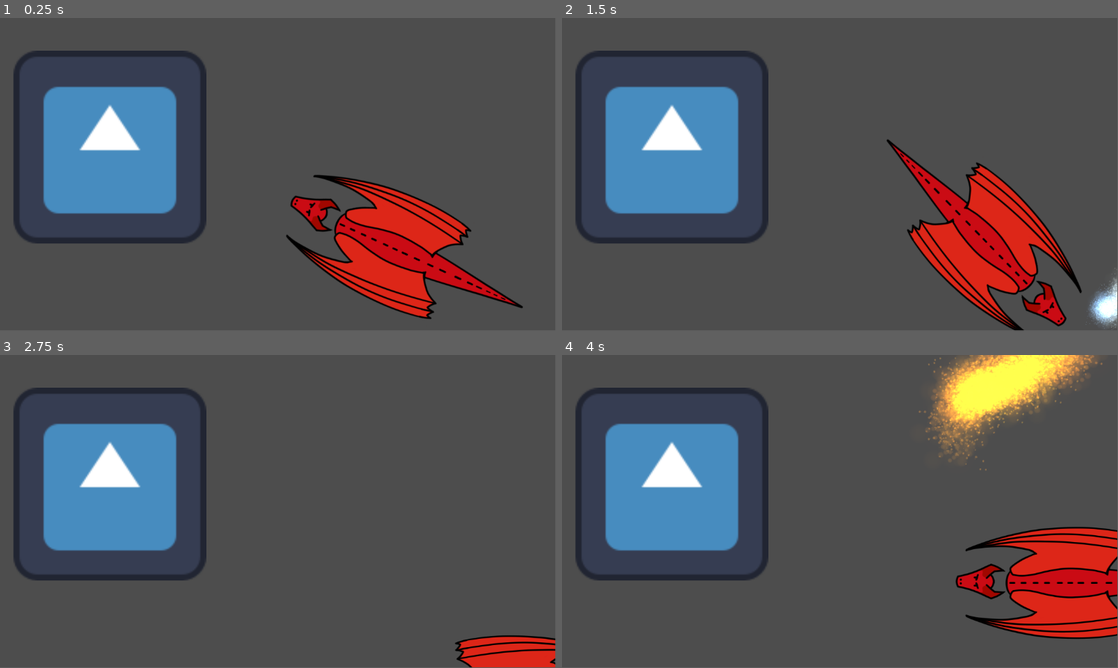
Above: before the commit, frames 1-4 (two rows, left to right).
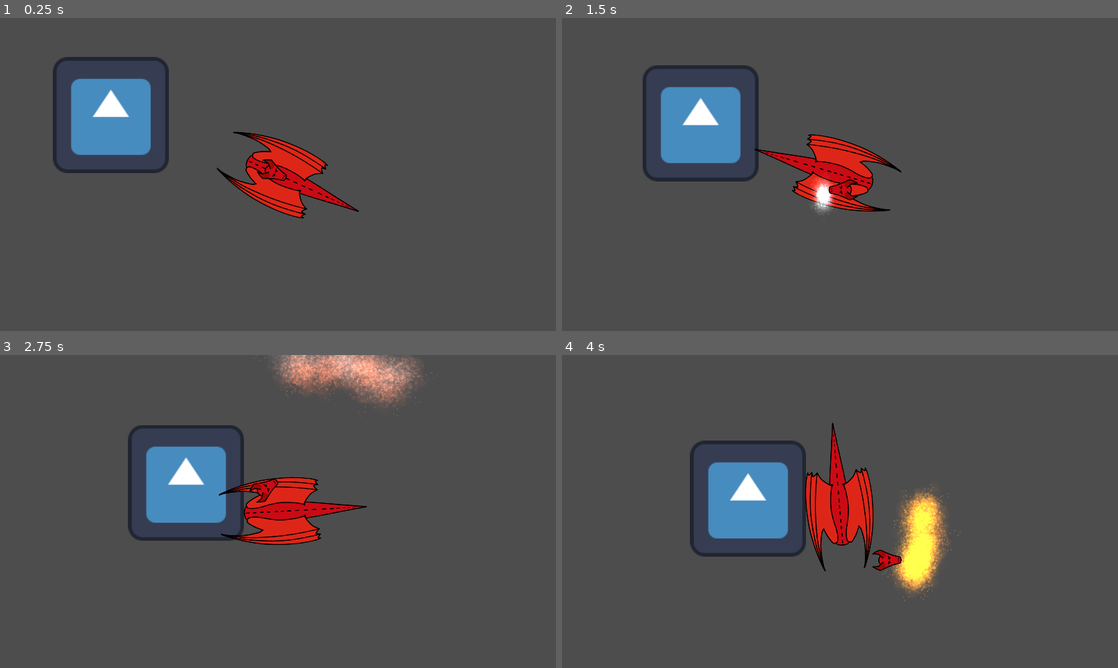
Above: after the commit, the same moments.

Repository: GiantBlargg/DragonHoard
Game: Godot game, scene res://Levels/Level.tscn
Two runs of this game, one before a commit and one after it. Both use one fixed random seed, a clock stepped at 60 frames per second and the inputs below. The engine's default icon, where the game draws it, is replaced by a stand-in: a white triangle on a blue panel in a dark square.
Inputs (mouse positions are in pixels of both pictures, inside the frame that each line leads up to):
- Up to frame 1 (0.25 s): no input
- Up to frame 2 (1.5 s): tap Enter at 0.5 s; move the mouse to (962, 158) at 0.52 s; hold D (Right) 0.53-1.28 s; click (962, 158) at 0.6 s; move the mouse to (728, 190) at 1.27 s; hold S (Down) from 1.28 s (still down); click (728, 190) at 1.35 s
- Up to frame 3 (2.75 s): move the mouse to (333, 442) at 2.02 s; release S (Down) at 2.03 s; hold D (Right) from 2.03 s (still down); click (333, 442) at 2.1 s
- Up to frame 4 (4 s): move the mouse to (812, 574) at 2.77 s; release D (Right) at 2.78 s; hold W (Up) 2.78-3.53 s; click (812, 574) at 2.85 s; move the mouse to (1006, 558) at 3.52 s; hold A (Left) from 3.53 s (still down); click (1006, 558) at 3.6 s
In our replay, the window is 799x449 before the commit and 800x450 after it. These sizes can differ from the game's own. Grey fills any space a smaller window leaves; there, only what the larger window draws over its background counts as a difference.

The runs differ from the first frame. In frame 1, 22% of the frame differs, in the area x 2-94%, y 10-97%; in frame 2, 23%; in frame 3, 21%; in frame 4, 32%, in the area x 2-100%, y 0-91%.

Commit message:
Dragon stuff

Diff:
--- a/Dragon/DragonBody.gd
+++ b/Dragon/DragonBody.gd
@@ -1,32 +1,41 @@
 extends CharacterBody2D
 
 @export var speed: float = 500
-@export var stop_time: float = 0.2
 @export var turn_speed:float = PI
 @export_range(0, 180, 0.1, "radians") var forward_limit: float = PI/4
+@export var tank_controls = true
 
 # Get the gravity from the project settings to be synced with RigidBody nodes.
 var gravity = ProjectSettings.get_setting("physics/2d/default_gravity")
 
 
 func _physics_process(delta):
-	var direction = Vector2(Input.get_axis("Left", "Right"),Input.get_axis("Up", "Down")).limit_length()
 
-	var moving = false
+	var max_turn = turn_speed * delta
 
-	if(direction.length_squared() > 0):
-		var target_rot: float = Vector2.UP.angle_to(direction)
-		var turn: float = target_rot - rotation
-		turn = fposmod(turn + PI, 2*PI)-PI
-		var max_turn = turn_speed * delta
-		rotation += clampf(turn,-max_turn,max_turn)
-		if(abs(turn)-max_turn < forward_limit):
-			moving = true
+	var in_direction = Vector2(Input.get_axis("Left", "Right"),Input.get_axis("Up", "Down"))
 
+	if tank_controls:
+		rotate(in_direction.x * max_turn)
 
-	if moving:
-		velocity = direction * speed
+		velocity = transform.basis_xform(Vector2.DOWN)*in_direction.y*speed
+
 	else:
-		velocity = Vector2(0,0)
+		var direction = in_direction.limit_length()
+
+		var moving = false
+
+		if(direction.length_squared() > 0):
+			var target_rot: float = Vector2.UP.angle_to(direction)
+			var turn: float = target_rot - rotation
+			turn = fposmod(turn + PI, 2*PI)-PI
+			rotate(clampf(turn,-max_turn,max_turn))
+			if(abs(turn)-max_turn < forward_limit):
+				moving = true
+
+		if moving:
+			velocity = direction * speed
+		else:
+			velocity = Vector2(0,0)
 
 	move_and_slide()
--- a/Dragon/DragonBody.tscn
+++ b/Dragon/DragonBody.tscn
@@ -23,3 +23,5 @@
 
 [node name="DragonHead" parent="." instance=ExtResource("3_ph38i")]
 position = Vector2(3, -170)
+
+[node name="Camera2D" type="Camera2D" parent="."]
--- a/Dragon/DragonHead.gd
+++ b/Dragon/DragonHead.gd
@@ -1,9 +1,18 @@
 extends Node2D
 
 signal fire(on:bool)
+
+@export var neck_length: float = 150
 
 func _physics_process(delta):
 	if(Input.is_action_just_pressed("Fire")):
 		fire.emit(true)
 	if(Input.is_action_just_released("Fire")):
 		fire.emit(false)
+
+	var parent_trans: Transform2D = get_parent().global_transform
+
+	var target_position = parent_trans.basis_xform_inv(get_global_mouse_position() - parent_trans.origin)
+	target_position = target_position.limit_length(150)
+	position = target_position
+	rotation = Vector2.UP.angle_to(target_position)
--- a/Dragon/DragonHead.tscn
+++ b/Dragon/DragonHead.tscn
@@ -43,28 +43,30 @@
 collision_bounce = 0.0
 
 [node name="DragonHead" type="Node2D"]
-script = ExtResource("1_qno8i")
 
-[node name="GPUParticles2D" type="GPUParticles2D" parent="."]
+[node name="DragonHead" type="Node2D" parent="."]
+script = ExtResource("1_srn1t")
+
+[node name="GPUParticles2D" type="GPUParticles2D" parent="DragonHead"]
 material = SubResource("CanvasItemMaterial_fx6ud")
 position = Vector2(0, -40)
 emitting = false
 amount = 500
 process_material = SubResource("ParticleProcessMaterial_gn1ux")
-texture = ExtResource("1_qo04v")
+texture = ExtResource("2_bc30k")
 lifetime = 0.8
 fixed_fps = 60
 collision_base_size = 0.0
 visibility_rect = Rect2(-1000, -1000, 2000, 2000)
 
-[node name="DragonParts" type="Sprite2D" parent="."]
-texture = ExtResource("2_fls4p")
+[node name="DragonParts" type="Sprite2D" parent="DragonHead"]
+texture = ExtResource("3_ok7ow")
 region_enabled = true
 region_rect = Rect2(273, 204, 76, 105)
 
-[node name="FireArea" type="Area2D" parent="."]
+[node name="FireArea" type="Area2D" parent="DragonHead"]
 
-[node name="CollisionPolygon2D" type="CollisionPolygon2D" parent="FireArea"]
+[node name="CollisionPolygon2D" type="CollisionPolygon2D" parent="DragonHead/FireArea"]
 polygon = PackedVector2Array(0, -30, 240, -450, 0, -520, -240, -450)
 
-[connection signal="fire" from="." to="GPUParticles2D" method="set_emitting"]
+[connection signal="fire" from="DragonHead" to="DragonHead/GPUParticles2D" method="set_emitting" flags=18]
--- a/project.godot
+++ b/project.godot
@@ -14,6 +14,13 @@
 run/main_scene="res://Levels/Level.tscn"
 config/features=PackedStringArray("4.1", "GL Compatibility")
 config/icon="res://icon.svg"
+
+[display]
+
+window/size/viewport_width=1920
+window/size/viewport_height=1080
+window/stretch/mode="canvas_items"
+window/stretch/aspect="expand"
 
 [input]
 
Not shown: 1 places in Dragon/DragonBody.tscn that only renumber resources
Not shown: 1 places in Dragon/DragonHead.tscn that only renumber resources
